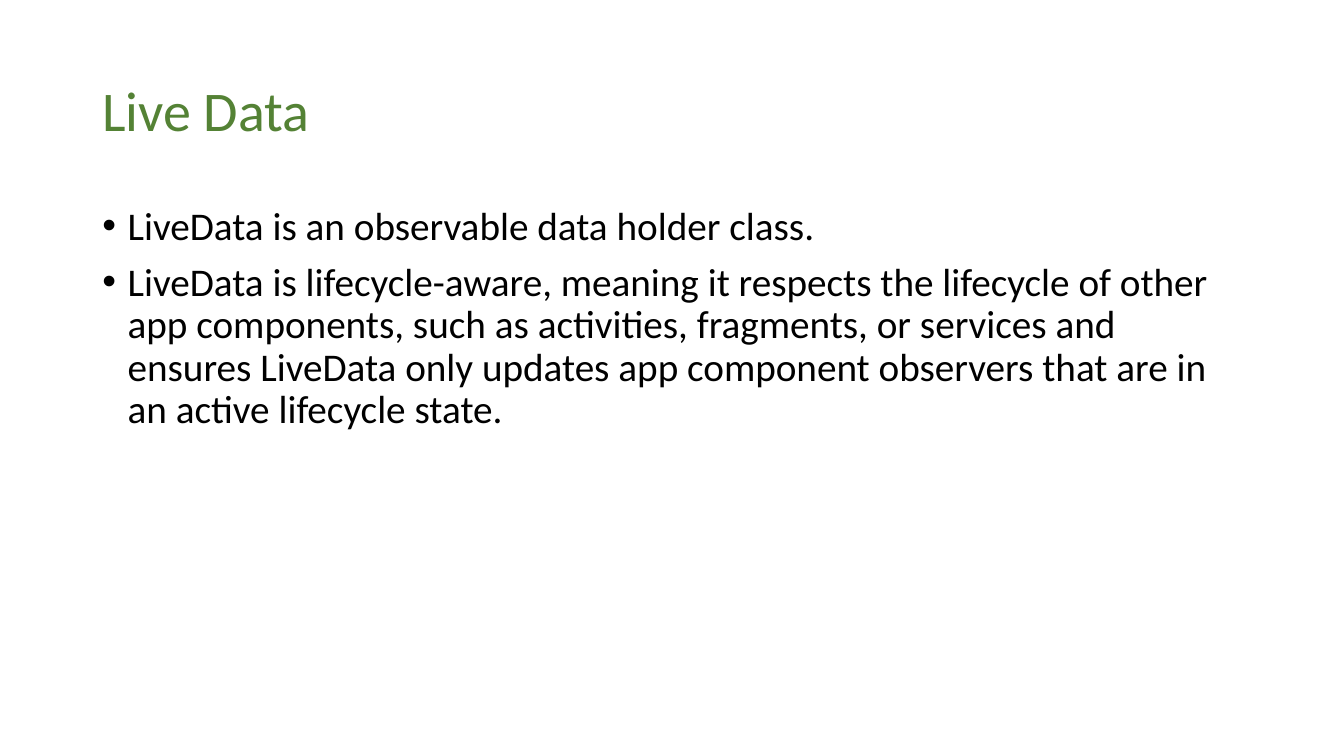
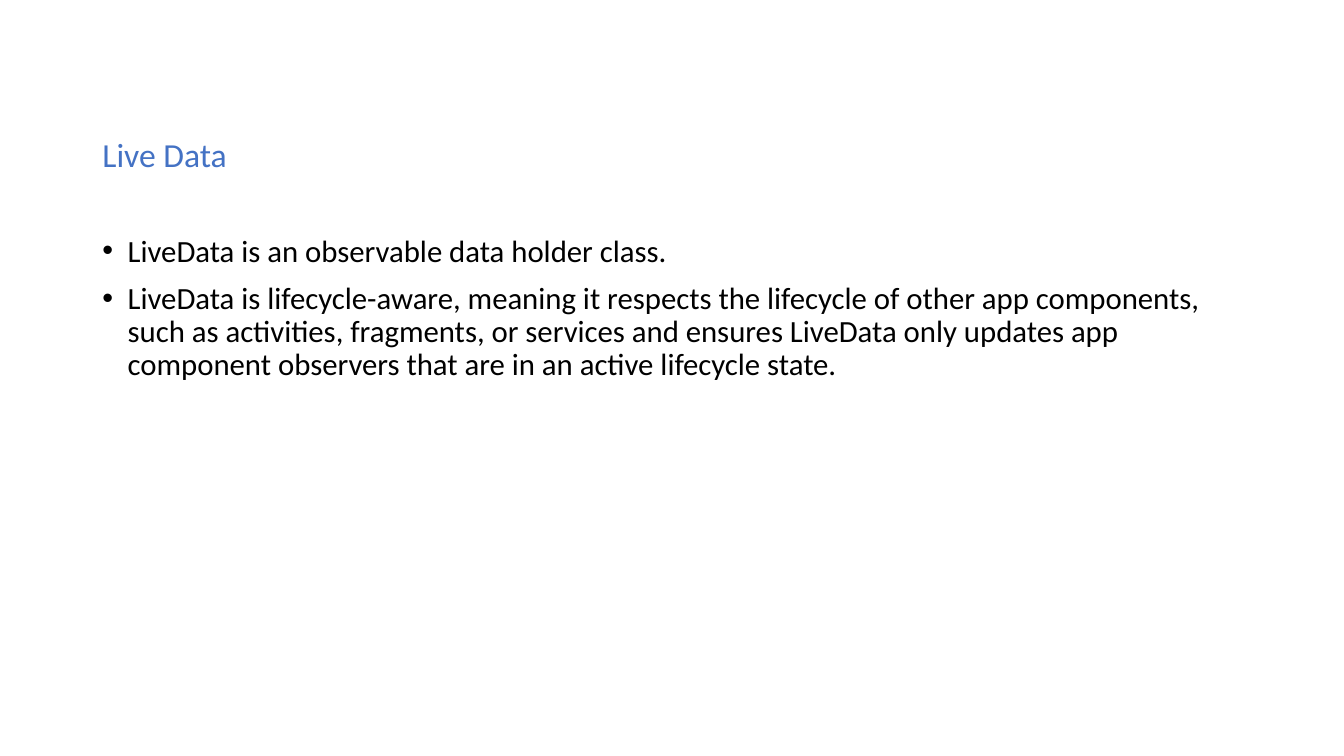
Before and after one commit to chandragithub2014/KotlinTemplates, a slide deck: slide 7 of USBank/USBank_Architecture_Android.pptx (slide 10 before the commit). Drawn at 1344x756 pixels with LibreOffice and Linux fonts; fonts in the diff are those of the drawing. Boxes give left, top, right and bottom in pixels: in the first picture for what was removed or moved away, otherwise in the second. Text is boxed around its words. In the diff, an @@ line names an element or a change of style, - is before the commit and + after.

```diff
--- a/USBank/USBank_Architecture_Android.pptx
+++ b/USBank/USBank_Architecture_Android.pptx
@@ title removed at [102, 92, 309, 132] @@
-Live Data
@@ text "Live Data": place and size @@
-text "Live Data" at [128, 212, 1207, 430]
+text "Live Data" at [102, 144, 1199, 380]
@@ text at [102, 144, 226, 168]: paragraph added @@
+Live Data
@@ text at [128, 240, 1199, 380]: size 28 to 22 pt @@
```
Also in this commit, not shown: 8 other slides changed, 2 slides added, 20 slides removed, 5 other files.
